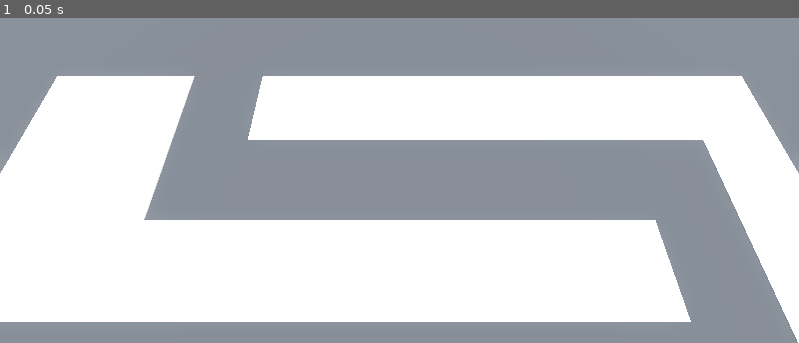
Above: before the commit, frame 1.
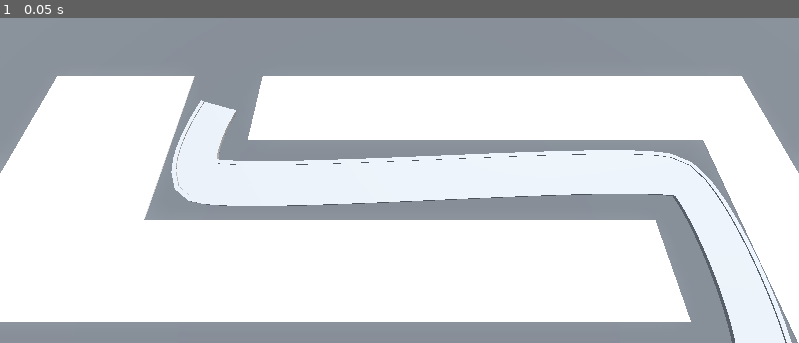
Above: after the commit, the same moment.

Repository: ericvennemeyer/BarbarianBlaster
Game: Godot game, scene res://base_level.tscn
Same seed, same stepped clock (60 frames per second), same inputs: the game is played once before the commit and once after it. The project has no main scene, so this scene is started directly.
Inputs:
- Up to frame 1 (0.05 s): no input

The runs differ from the first frame. In frame 1, 13% of the frame differs, in the area x 21-100%, y 25-100%.

Commit message:
3.5 -- Building Curves with Path3D

Diff:
--- a/base_level.tscn
+++ b/base_level.tscn
@@ -17,6 +17,13 @@
 
 [sub_resource type="StandardMaterial3D" id="StandardMaterial3D_bo3yr"]
 albedo_color = Color(0.266667, 0.266667, 0.266667, 1)
+
+[sub_resource type="Curve3D" id="Curve3D_bo3yr"]
+_data = {
+"points": PackedVector3Array(0, 0, 0, 0, 0, 0, -22, 0, 14, -1, 0, 1, 1, 0, -1, 14, 0, 14, 1, 0, 1, -1, 0, -1, 14, 0, 6, 1, 0, 1, -1, 0, -1, -10, 0, 6, 0, 0, 0, 0, 0, 0, -10, 0, 2),
+"tilts": PackedFloat32Array(0, 0, 0, 0, 0)
+}
+point_count = 5
 
 [node name="BaseLevel" type="Node3D"]
 
@@ -42,3 +49,48 @@
 data = {
 "cells": PackedInt32Array(65535, 0, 0, 65535, 2, 0, 65535, 4, 0, 65531, 1, 0, 4, 1, 0, 65532, 2, 0, 65531, 2, 0, 65533, …(258 unchanged characters)…
 }
+
+[node name="Path3D" type="Path3D" parent="."]
+curve = SubResource("Curve3D_bo3yr")
+
+[node name="Road" type="CSGPolygon3D" parent="Path3D"]
+polygon = PackedVector2Array(-1, 0, -1, 0.1, 1, 0.1, 1, 0)
+mode = 2
+path_node = NodePath("..")
+path_interval_type = 0
+path_interval = 0.5
+path_simplify_angle = 0.0
+path_rotation = 2
+path_rotation_accurate = false
+path_local = false
+path_continuous_u = true
+path_u_distance = 1.0
+path_joined = false
+
+[node name="LeftEdge" type="CSGPolygon3D" parent="Path3D"]
+polygon = PackedVector2Array(-1.1, 0, -1.1, 0.15, -0.9, 0.15, -0.9, 0)
+mode = 2
+path_node = NodePath("..")
+path_interval_type = 0
+path_interval = 0.5
+path_simplify_angle = 0.0
+path_rotation = 2
+path_rotation_accurate = false
+path_local = false
+path_continuous_u = true
+path_u_distance = 1.0
+path_joined = false
+
+[node name="RightEdge" type="CSGPolygon3D" parent="Path3D"]
+polygon = PackedVector2Array(0.9, 0, 0.9, 0.15, 1.1, 0.15, 1.1, 0)
+mode = 2
+path_node = NodePath("..")
+path_interval_type = 0
+path_interval = 0.5
+path_simplify_angle = 0.0
+path_rotation = 2
+path_rotation_accurate = false
+path_local = false
+path_continuous_u = true
+path_u_distance = 1.0
+path_joined = false
Not shown: 1 places in base_level.tscn that only renumber resources
